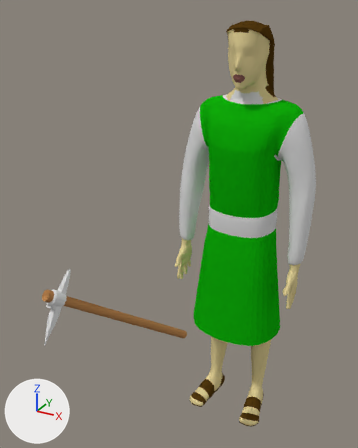
One commit to the Blender file RTS Dev Project/Assets/Models/Characters/babilons/civilian.blend: the scene before it, then after it.
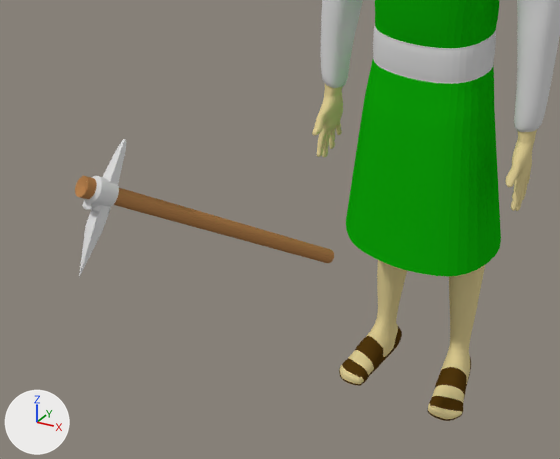
Old and new are each drawn whole from a camera (50 mm lens) standing at (2.22, -5.74, 5.67) and looking at (-0.37, -1.02, 3.31) and again close up on the part from 0% to 87% of the width and 43% to 100% of the height. Lighting does not change. The marker at lower left points along +X, +Y and +Z.

In view in the first close-up: 'Circle', 'human'.
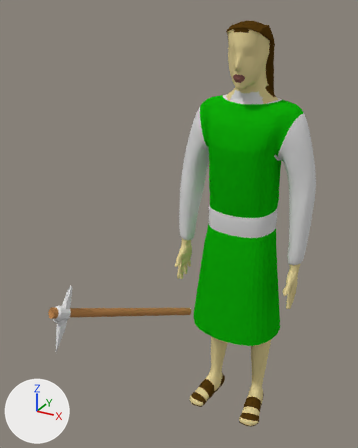
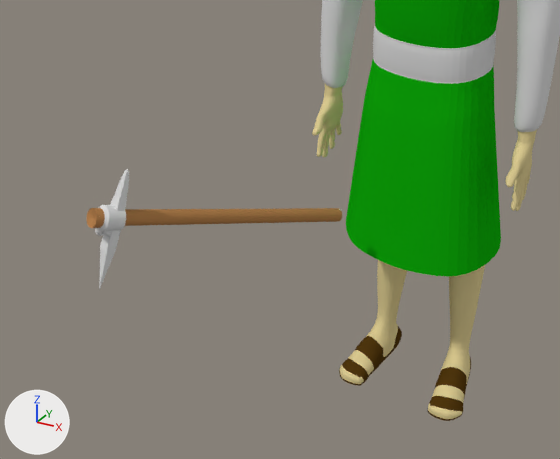
Commit message: Fixed babylonian civil bugs

Pixel boxes (x1, y1, x2, y2) of what changed, in the close-ups (560 x 459 px):
'Circle', moved, turned
    before: (75, 139, 334, 277)
    after: (87, 169, 342, 290)

Diff of the bpy script that builds the scene:
```diff
--- a/RTS Dev Project/Assets/Models/Characters/babilons/civilian.blend.py
+++ b/RTS Dev Project/Assets/Models/Characters/babilons/civilian.blend.py
@@ ob_circle @@
 ob_circle = bpy.data.objects.new('Circle', me_circle)
-ob_circle.location = (-0.895, -2.741, 3.105)
-ob_circle.rotation_euler = (0.313, 2.231, 1.559)  # degrees (18, 128, 89)
+ob_circle.location = (-1.124, -2.475, 2.672)
+ob_circle.rotation_euler = (0.0964, 1.968, 1.307)  # degrees (5.5, 113, 75)
 ob_circle.scale = (0.148, 0.148, 0.148)
```
